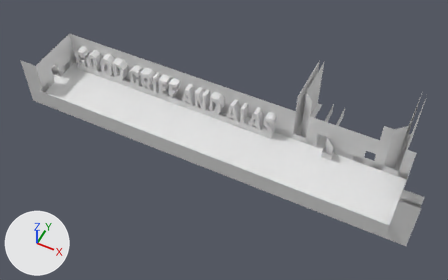
A saved change to the Blender file source/blend files/room/unmp/gg_aa_final.blend.
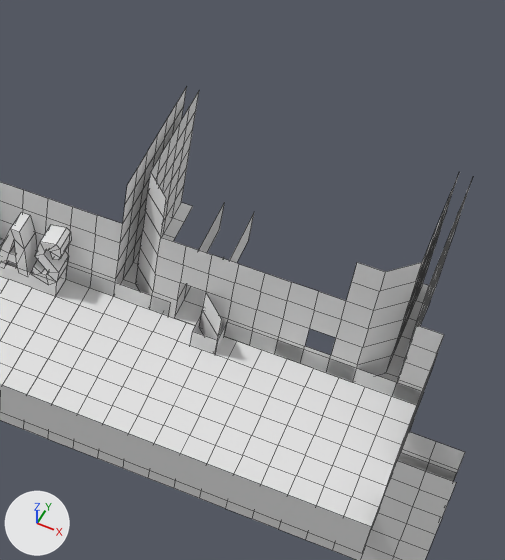
There are two pictures of each version: one whole from a 50 mm lens placed at (41.3, -37.8, 47.5), pointed at (22.1, 0.7, -0.6), one close up on the part from 56% to 98% of the width and 10% to 85% of the height. The lights are fixed; the arrows at lower left show +X, +Y and +Z. The close-ups show mesh edges as thin lines.

The older version as bpy lines, for what is in view:
```python
me_cube = bpy.data.meshes.new('Cube')
me_cube.from_pydata(...)  # 44 vertices, 19 faces; spans x -1.0..42.5, y -3.0..9.5, z -0.8..0.8
# before: 26 (42.5, 0.5, -0.8), 27 (42.5, 0.5, 0.8) at pixel (456, 472), 32 (42.5, -1.0, -0.8) at pixel (435, 531), 33 (42.5, -1.0, 0.8)
me_plane = bpy.data.meshes.new('Plane')
me_plane.from_pydata(...)  # 1327 vertices, 1042 faces; spans x -1.0..85.0, y -5.0..19.0, z -4.0..12.0
me_plane.materials.append(mat_material)  # its picture is missing
ob_cube = bpy.data.objects.new('Cube', me_cube)
ob_cube.location = (0.0, 0.0, 0.0)
ob_plane = bpy.data.objects.new('Plane', me_plane)
ob_plane.location = (0.0, 0.0, 0.0)
ob_plane.scale = (0.5, 0.5, 0.5)
```
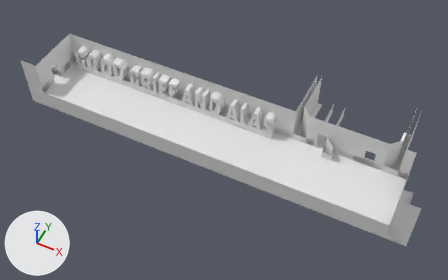
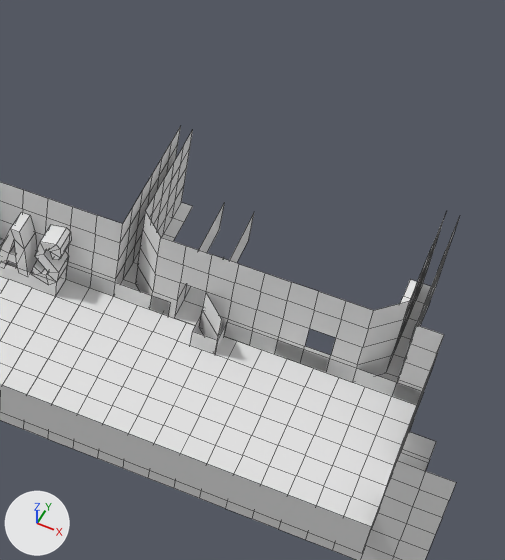
Edits to the scene script, one JSON object a line:
```json
{"block": "me_cube", "where": "me_cube.from_pydata(...)  # 44 vertices, 19 faces; spans x -1.0..42.5, y -3.0..9.5, z -0.8..0.8"}
{"block": "me_cube", "where": "# used by ob_cube; location = (0.0, 0.0, 0.0)"}
{"block": "me_cube", "change": "me_cube part 1"}
{"op": "add", "block": "me_cube", "code": "for i in [26, 27, 32, 33]: me_cube.vertices[i].co += Vector((-1.0, 0.0, 0.0))"}
{"block": "me_plane", "where": "# used by ob_plane; location = (0.0, 0.0, 0.0); scale = (0.5, 0.5, 0.5)"}
{"op": "remove", "block": "me_plane", "code": "me_plane.from_pydata(...)  # 1327 vertices, 1042 faces; spans x -1.0..85.0, y -5.0..19.0, z -4.0..12.0"}
{"op": "add", "block": "me_plane", "code": "me_plane.from_pydata(...)  # 1265 vertices, 989 faces; spans x -1.0..85.0, y -5.0..19.0, z -4.0..8.0"}
{"block": "me_plane", "change": "me_plane part 2"}
{"block": "me_plane", "change": "28 vertices are removed from x 57.0..60.0, y 7.0..19.0, z 10.0..12.0"}
{"block": "me_plane", "change": "24 faces are deleted"}
{"block": "me_plane", "change": "me_plane part 3"}
{"block": "me_plane", "change": "34 vertices are removed from x 74.0..85.0, y -1.0..19.0, z 0.0..12.0"}
{"block": "me_plane", "change": "29 faces are deleted"}
```

Boxes (x1, y1, x2, y2) around the edits, measured in the close-ups (505 x 560 px; the box of a moved part takes in the faces that stretch with it):
```json
{"object": "Plane", "change": "reshaped", "before": [0, 87, 472, 560], "after": [0, 126, 460, 560]}
{"object": "Cube", "change": "reshaped", "before": [0, 202, 457, 553], "after": [0, 202, 429, 553]}
{"part": 1, "of": "me_cube", "change": "moved or reshaped", "before": [398, 452, 457, 481], "after": [399, 452, 429, 471]}
{"part": 2, "of": "me_plane", "change": "deleted", "before": [123, 87, 199, 237]}
{"part": 3, "of": "me_plane", "change": "deleted", "before": [346, 174, 472, 481]}
```
